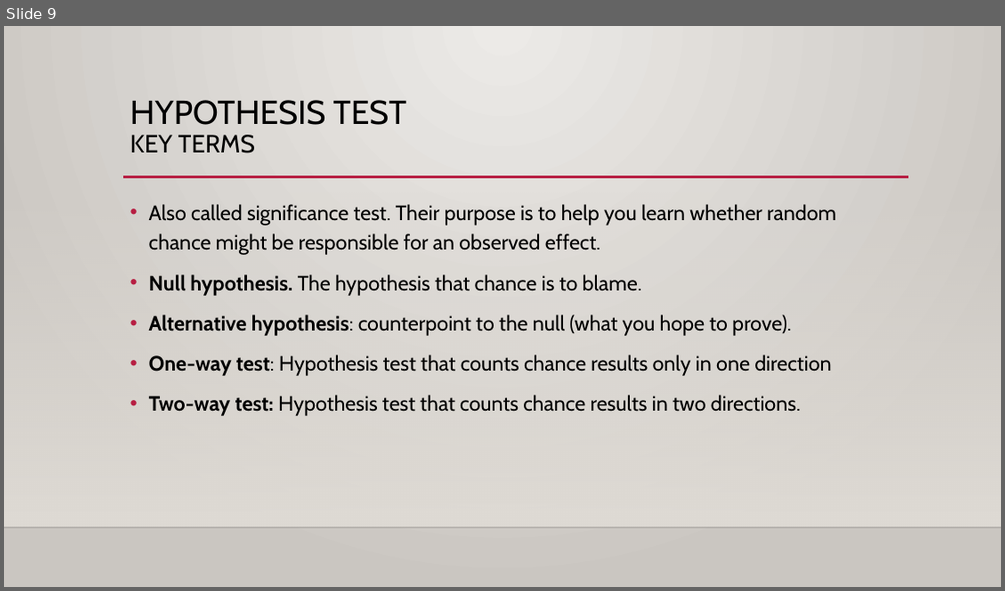
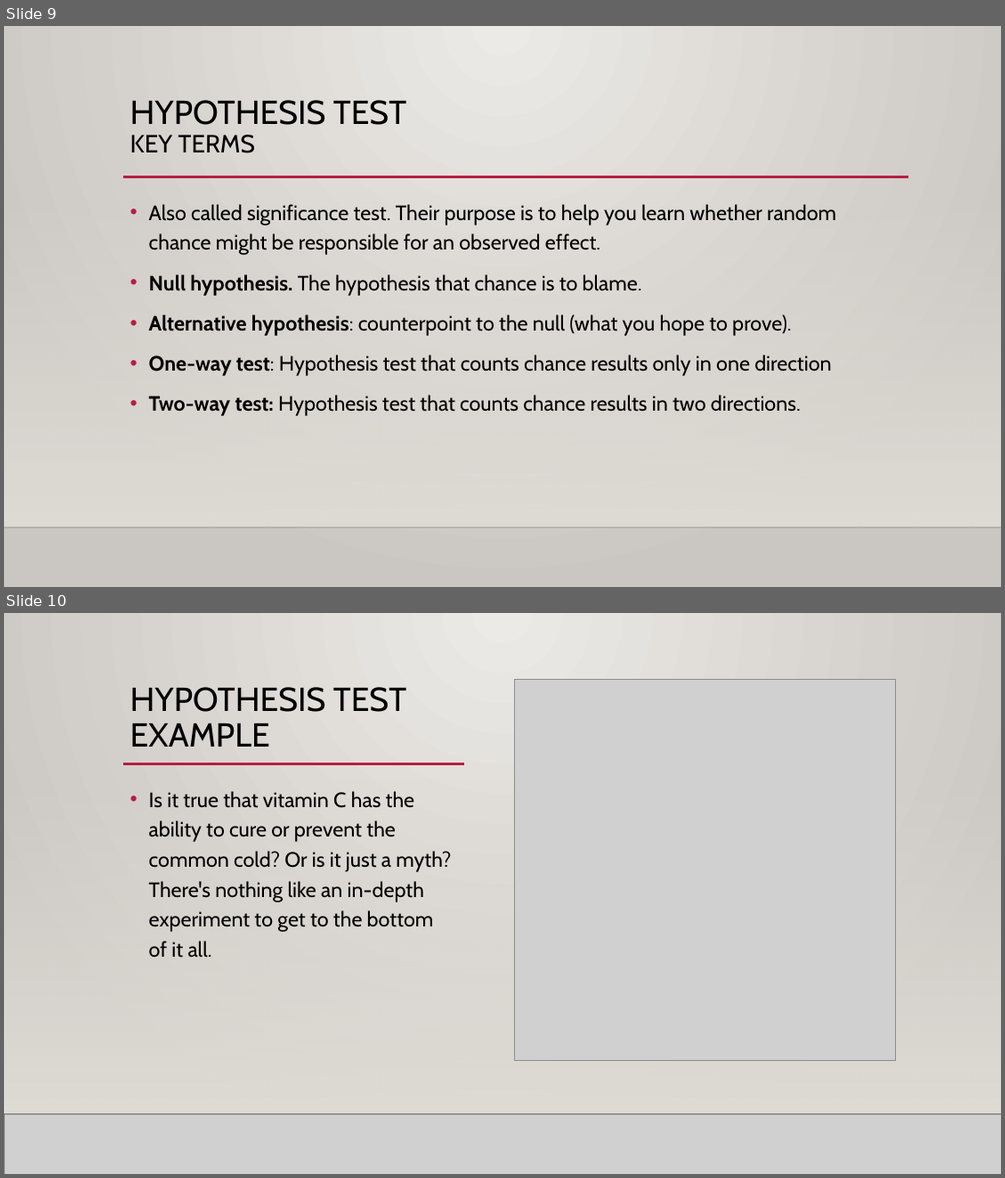
Before and after one commit to AdolfoCastilloC/StatisticsForDS, a slide deck: ppt/Practical Statistics for Data science_Chapter3.pptx. Shown one above the other, each under a label of ours: slide 9 before the commit, slides 9 and 10 after it. The pictures are 1005x591 and 1005x1178 pixels, drawn with LibreOffice and Linux fonts; fonts in the diff are those of the drawing; grey boxes stand for pictures; background and template pictures are left out. Boxes give left, top, right and bottom in pixels: in the first picture for what was removed or moved away, otherwise in the second. Text is boxed around its words. In the diff, an @@ line names an element or a change of style, - is before the commit and + after.

```diff
--- a/ppt/Practical Statistics for Data science_Chapter3.pptx
+++ b/ppt/Practical Statistics for Data science_Chapter3.pptx
@@ slide 10 added at box(4, 613, 1001, 1174), background gradient #ECEAE7 to #CAC7C1; not listed: 3 template elements that a slide beside it also shows @@
@@ rectangle added at box(4, 613, 1001, 1174), fill gradient #ECEAE7 to #CAC7C1 @@
@@ title added at box(130, 687, 406, 747), 32 pt, text #000000 @@
+HYPOTHESIS TEST
+EXAMPLE
@@ picture added at box(515, 679, 896, 1060) @@
@@ line added from (123, 764) to (465, 764), #B71E42 2.5 pt @@
@@ rectangle added at box(4, 779, 1001, 1114), fill gradient #DFDBD5 @@
@@ text added at box(149, 791, 451, 957), 20 pt, text #000000 @@
+• Is it true that vitamin C has the ability to cure or prevent the common cold? Or is it just a myth? There's nothing like an in-depth experiment to get to the bottom of it all.
@@ picture added at box(4, 1114, 1001, 1174) @@
@@ line added from (4, 1114) to (1001, 1114), #000001 1 pt @@
```
Also in this commit, not shown: 2 slides changed, 7 other slides added, 1 slide removed.
